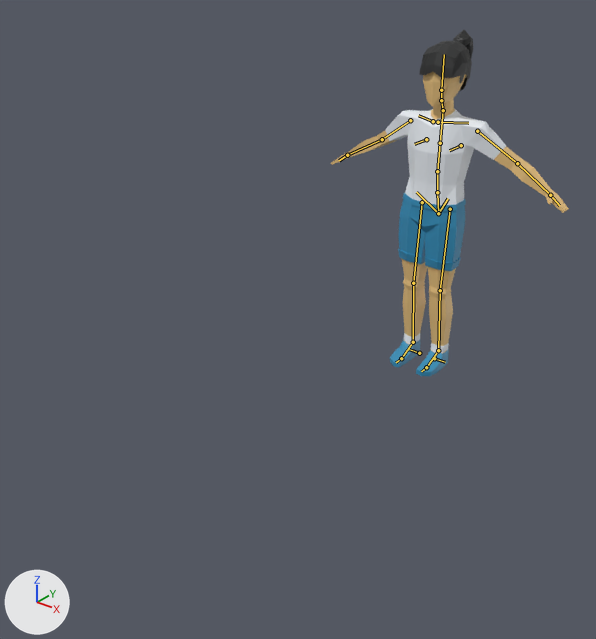
One commit to the Blender file Materials/Player.blend: the scene before it, then after it.
One viewpoint serves both versions: a camera (50 mm lens) standing at (1.42, -2.58, 1.58) and looking at (0.03, -0.83, 0.5). Every picture has the same lights, and +X, +Y and +Z are marked at lower left. The bones that bend it are drawn over the model as lines.

In view in the first picture: 'Player'.
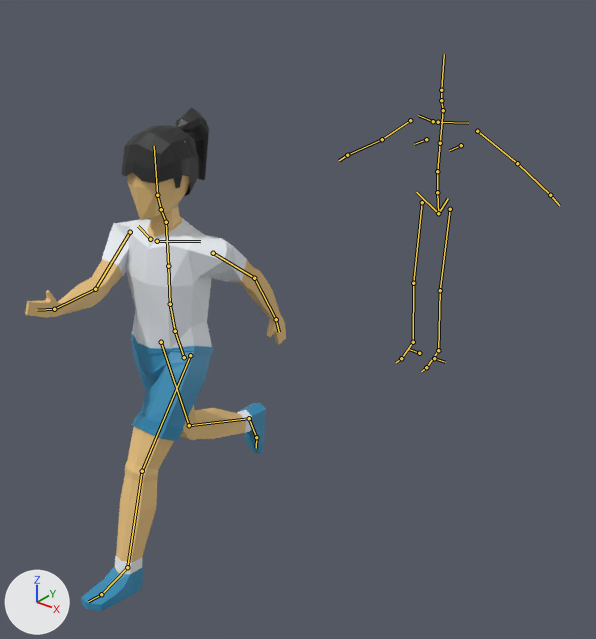
The newer file adds an action. The first version stands in its rest pose; the second is drawn at frame 13 of the action 'Run.001'.

The change in detail:
Bone 'root' (bone_root) moves from (0.0, 0.0, 0.0) to (0.0, -1.3, 0.0).
Bone 'torso' (bone_torso) moves from (0.0, 0.0, 0.0) to (-0.012, 0.0, -0.059).
Bone 'hips' (bone_hips) turns from (0, 0, 0) to (0, 0, -2) degrees about its own x, y and z.
Bone 'chest' (bone_chest) turns from (0, 0, 0) to (0, 0, 5) degrees about its own x, y and z.
Bone 'upper_arm_ik.L' (bone_upper_arm_ik_l) turns from (0, 0, 0) to (0, 44, 0) degrees about its own x, y and z.
Bone 'upper_arm_ik.R' (bone_upper_arm_ik_r) turns from (0, 0, 0) to (0, 14, 0) degrees about its own x, y and z.
Bone 'hand_ik.L' (bone_hand_ik_l) moves from (0.0, 0.0, 0.0) to (-0.282, 0.211, -0.134).
Bone 'hand_ik.L' (bone_hand_ik_l) turns from (0, 0, 0) to (-33, -10, -48) degrees about its own x, y and z.
Bone 'hand_ik.R' (bone_hand_ik_r) moves from (0.0, 0.0, 0.0) to (0.329, -0.315, 0.024).
Bone 'hand_ik.R' (bone_hand_ik_r) turns from (0, 0, 0) to (93, -8, 66) degrees about its own x, y and z.
Bone 'foot_ik.L' (bone_foot_ik_l) moves from (0.0, 0.0, 0.0) to (0.0, -0.288, 0.0).
Bone 'foot_spin_ik.L' (bone_foot_spin_ik_l) moves from (0.0, 0.0, 0.0) to (0.0, 0.0, 0.041).
Bone 'foot_spin_ik.L' (bone_foot_spin_ik_l) turns from (0, 0, 0) to (-11, 0, 0) degrees about its own x, y and z.
Bone 'foot_ik.R' (bone_foot_ik_r) moves from (0.0, 0.0, 0.0) to (0.0, 0.434, 0.0).
Bone 'foot_spin_ik.R' (bone_foot_spin_ik_r) moves from (0.0, 0.0, 0.0) to (0.0, 0.0, 0.083).
Bone 'foot_spin_ik.R' (bone_foot_spin_ik_r) turns from (0, 0, 0) to (84, 0, 0) degrees about its own x, y and z.

Pixel boxes [x1, y1, x2, y2] of what changed, in the pictures (596 x 639 px):
'Player', posed (10% wider, 46% taller)
    before: [331, 30, 569, 376]
    after: [25, 107, 286, 611]
